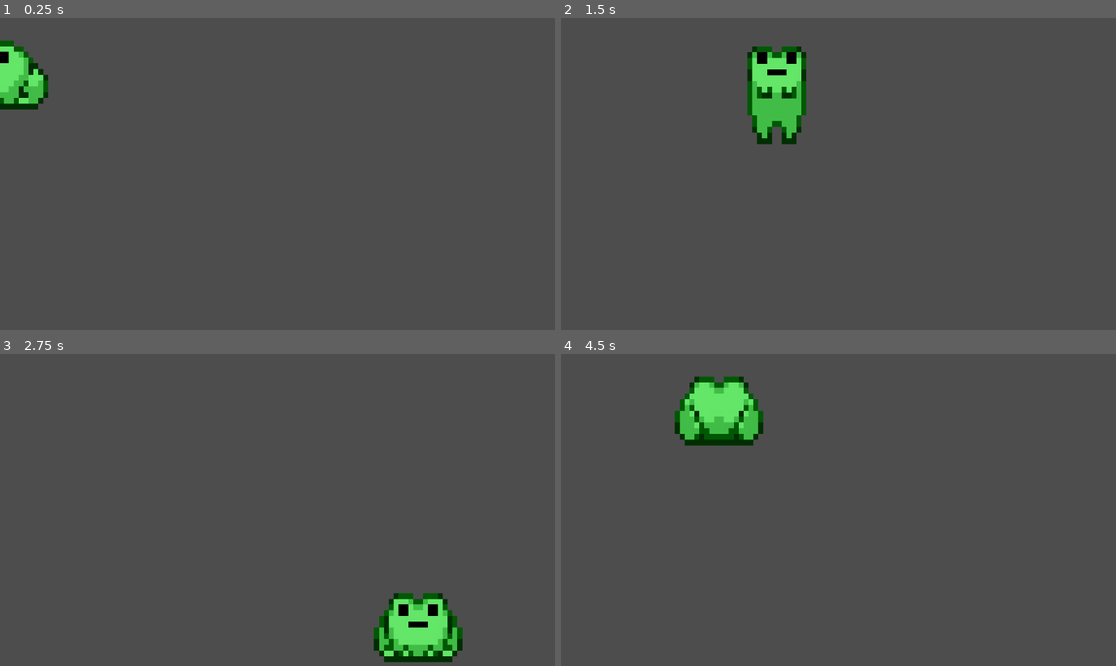
Above: before the commit, frames 1-4 (two rows, left to right).
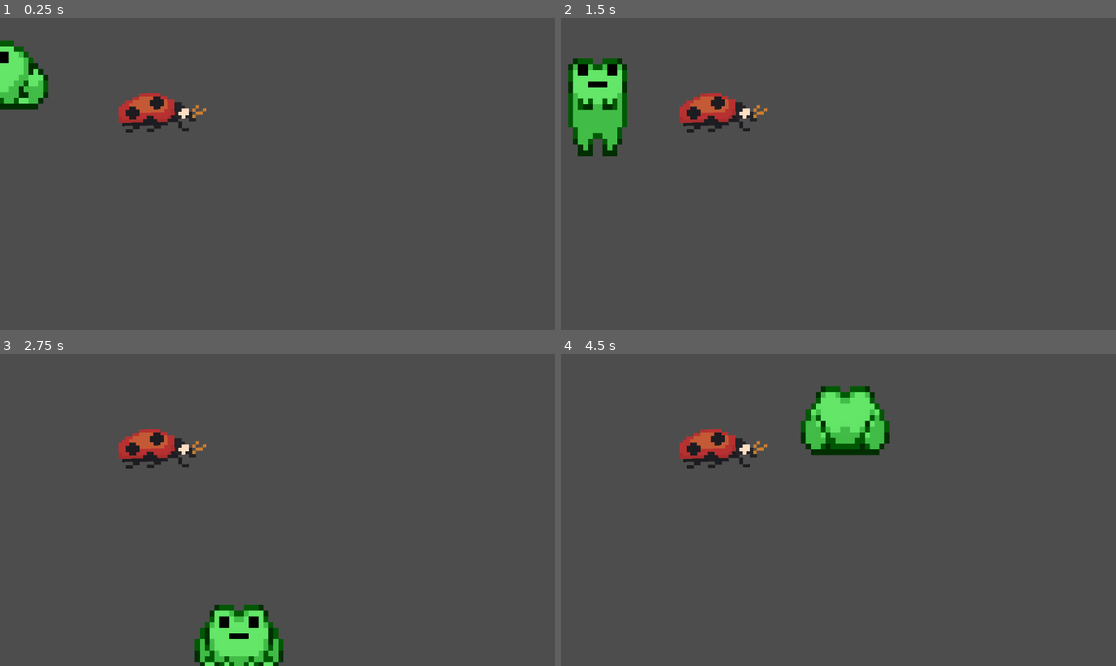
Above: after the commit, the same moments.

Repository: hermeszi/godot_intro_frog
Game: Godot game, scene res://scene/main.tscn.tscn
Same seed, same stepped clock (60 frames per second), same inputs: the game is played once before the commit and once after it.
Inputs:
- Up to frame 1 (0.25 s): no input
- Up to frame 2 (1.5 s): hold Right (ui_right) 0.53-1.28 s; hold Down (ui_down) from 1.28 s (still down)
- Up to frame 3 (2.75 s): release Down (ui_down) at 2.03 s; hold Right (ui_right) from 2.03 s (still down)
- Up to frame 4 (4.5 s): release Right (ui_right) at 2.78 s; hold Up (ui_up) 2.78-3.53 s; hold Left (ui_left) from 3.53 s (still down)

The runs differ from the first frame. In frame 1, 1.2% of the frame differs, in the area x 21-38%, y 24-37%; in frame 2, 7.0%, in the area x 1-45%, y 9-45%; in frame 3, 6.8%; in frame 4, 6.7%.

Commit message:
enemy obj

Diff:
--- a/scene/enemy.tscn
+++ b/scene/enemy.tscn
@@ -1,3 +1,79 @@
 [gd_scene format=3 uid="uid://b0wrud2hijs52"]
 
+[ext_resource type="Texture2D" uid="uid://c5xbuewrt2bun" path="res://Assets/Enemies.png" id="1_h08p8"]
+
+[sub_resource type="CapsuleShape2D" id="CapsuleShape2D_f87vc"]
+
+[sub_resource type="AtlasTexture" id="AtlasTexture_8u16h"]
+atlas = ExtResource("1_h08p8")
+region = Rect2(0, 228, 32, 38)
+
+[sub_resource type="AtlasTexture" id="AtlasTexture_b7koy"]
+atlas = ExtResource("1_h08p8")
+region = Rect2(32, 228, 32, 38)
+
+[sub_resource type="AtlasTexture" id="AtlasTexture_yvcfn"]
+atlas = ExtResource("1_h08p8")
+region = Rect2(64, 228, 32, 38)
+
+[sub_resource type="AtlasTexture" id="AtlasTexture_ulb22"]
+atlas = ExtResource("1_h08p8")
+region = Rect2(96, 228, 32, 38)
+
+[sub_resource type="AtlasTexture" id="AtlasTexture_1e552"]
+atlas = ExtResource("1_h08p8")
+region = Rect2(128, 228, 32, 38)
+
+[sub_resource type="AtlasTexture" id="AtlasTexture_vgurf"]
+atlas = ExtResource("1_h08p8")
+region = Rect2(160, 228, 32, 38)
+
+[sub_resource type="AtlasTexture" id="AtlasTexture_kqmod"]
+atlas = ExtResource("1_h08p8")
+region = Rect2(192, 228, 32, 38)
+
+[sub_resource type="AtlasTexture" id="AtlasTexture_qhqle"]
+atlas = ExtResource("1_h08p8")
+region = Rect2(224, 228, 32, 38)
+
+[sub_resource type="SpriteFrames" id="SpriteFrames_pw261"]
+animations = [{
+"frames": [{
+"duration": 1.0,
+"texture": SubResource("AtlasTexture_8u16h")
+}, {
+"duration": 1.0,
+"texture": SubResource("AtlasTexture_b7koy")
+}, {
+"duration": 1.0,
+"texture": SubResource("AtlasTexture_yvcfn")
+}, {
+"duration": 1.0,
+"texture": SubResource("AtlasTexture_ulb22")
+}, {
+"duration": 1.0,
+"texture": SubResource("AtlasTexture_1e552")
+}, {
+"duration": 1.0,
+"texture": SubResource("AtlasTexture_vgurf")
+}, {
+"duration": 1.0,
+"texture": SubResource("AtlasTexture_kqmod")
+}, {
+"duration": 1.0,
+"texture": SubResource("AtlasTexture_qhqle")
+}],
+"loop": true,
+"name": &"default",
+"speed": 5.0
+}]
+
 [node name="CharacterBody2D" type="CharacterBody2D" unique_id=1144870600]
+
+[node name="CollisionShape2D" type="CollisionShape2D" parent="." unique_id=404787116]
+rotation = -7.8781724
+shape = SubResource("CapsuleShape2D_f87vc")
+
+[node name="AnimatedSprite2D" type="AnimatedSprite2D" parent="." unique_id=52905344]
+sprite_frames = SubResource("SpriteFrames_pw261")
+frame_progress = 0.1725321
--- a/scene/main.tscn.tscn
+++ b/scene/main.tscn.tscn
@@ -1,9 +1,15 @@
 [gd_scene format=3 uid="uid://0n35kieaealh"]
 
 [ext_resource type="PackedScene" uid="uid://du73dv653v2hw" path="res://scene/player.tscn" id="1_6bnja"]
+[ext_resource type="PackedScene" uid="uid://b0wrud2hijs52" path="res://scene/enemy.tscn" id="2_22p30"]
 
 [node name="Main_tscn" type="Node2D" unique_id=144396020]
 
 [node name="Player" parent="." unique_id=1615655739 instance=ExtResource("1_6bnja")]
 position = Vector2(-2, -1)
 scale = Vector2(-10.18628, 11.906752)
+
+[node name="CharacterBody2D" parent="." unique_id=1144870600 instance=ExtResource("2_22p30")]
+position = Vector2(333, 175.99998)
+rotation = -0.020663967
+scale = Vector2(-7.2805824, 6.7074313)
